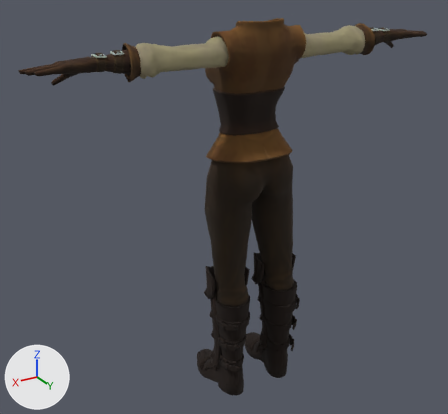
The glTF model public/assets/characters/body-preview/Female_Peasant_Boots.glb as it was, and as the next commit left it.
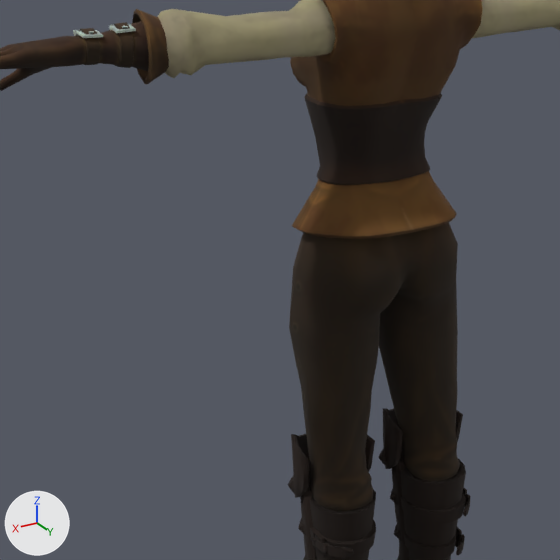
Old and new are each drawn whole from a 50 mm lens placed at (1.254, 1.902, 0.78), pointed at (0.068, -0.074, -0.208) and again close up on the part from 12% to 77% of the width and 9% to 80% of the height. The lights are fixed; the arrows at lower left show +X, +Y and +Z. The last two pictures show the newer version. Vertices at exactly the same position are counted once.

In view in the first close-up: 'Female_Peasant_Arms', 'Female_Peasant_Body', 'Female_Peasant_Legs', 'Female_Ranger_Feet'.
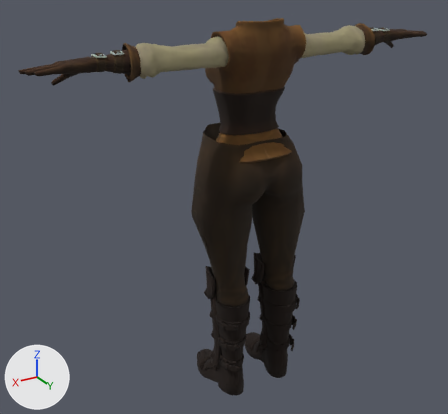
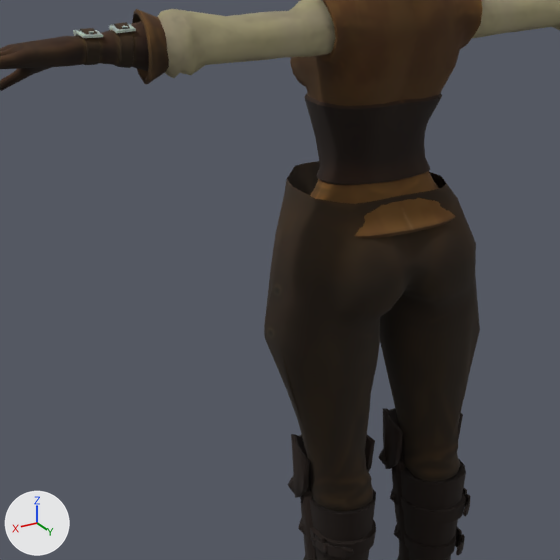
The newer file adds a shape key; the second version is drawn at full value of the shape key 'Fat.001' of 'Female_Peasant_Legs', and the change is written as the vertex moves it makes.

What the commit changed:
me_female_peasant_legs is used by ob_female_peasant_legs; location (0.0, 0.0, 0.0).
me_female_peasant_legs had 417 vertices, 790 faces and spanned x -0.188..0.188, y -0.091..0.137, z -0.552..0.103.
me_female_peasant_legs now has 417 vertices, 790 faces and spans x -0.245..0.245, y -0.209..0.158, z -0.552..0.103.
me_female_peasant_legs part 1: 364 of 417 vertices moved; they spanned x -0.188..0.188, y -0.091..0.137, z -0.537..0.103 and now span x -0.245..0.245, y -0.209..0.158, z -0.537..0.103; mean shift (0.0, -0.003, 0.0); largest move (0.032, -0.091, 0.101) -> (0.042, -0.209, 0.101).

Location of each change, [x1, y1, x2, y2] in pixels of the close-ups (560 x 560 px):
'Female_Peasant_Legs', reshaped
    before: [289, 222, 460, 511]
    after: [264, 161, 480, 511]
